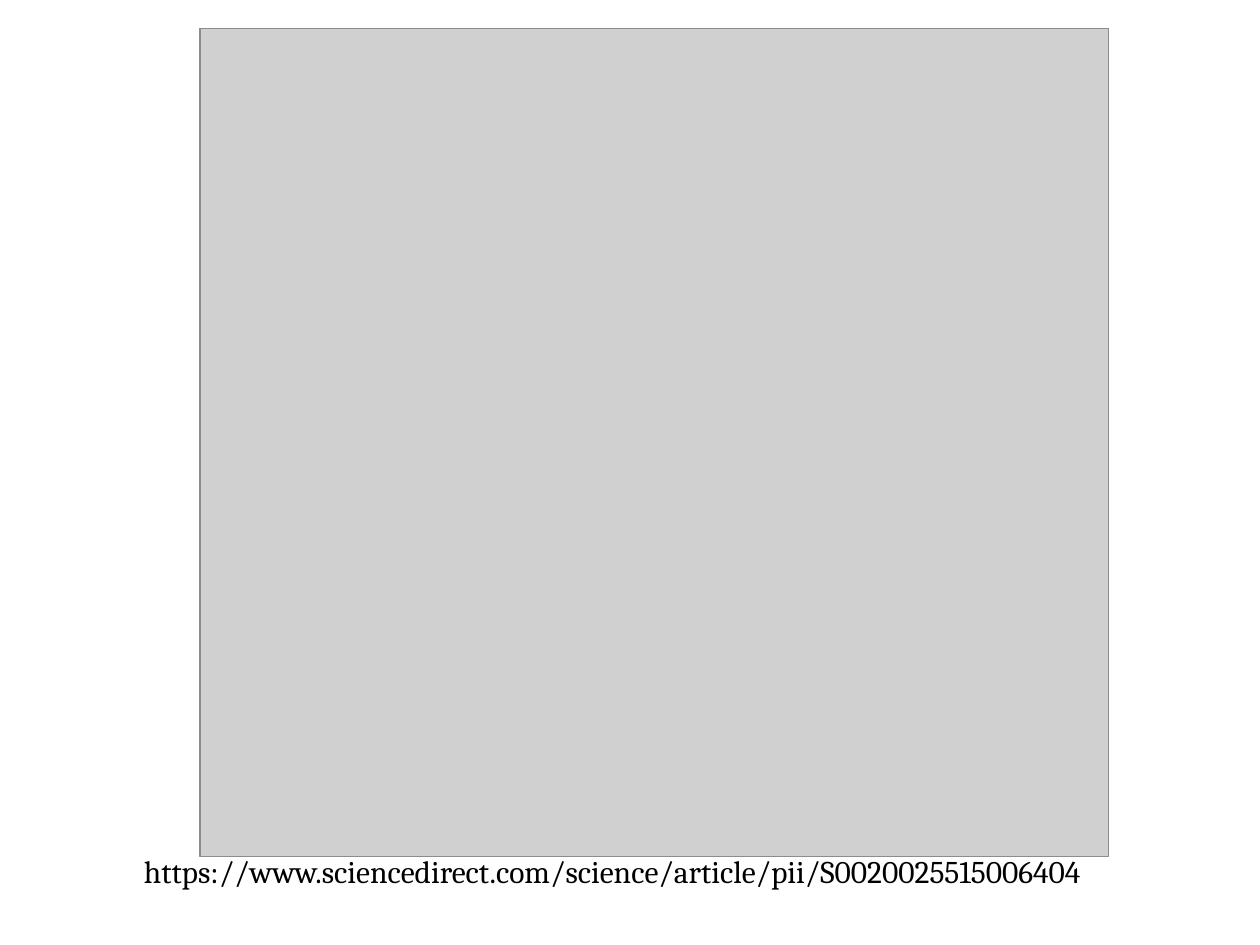
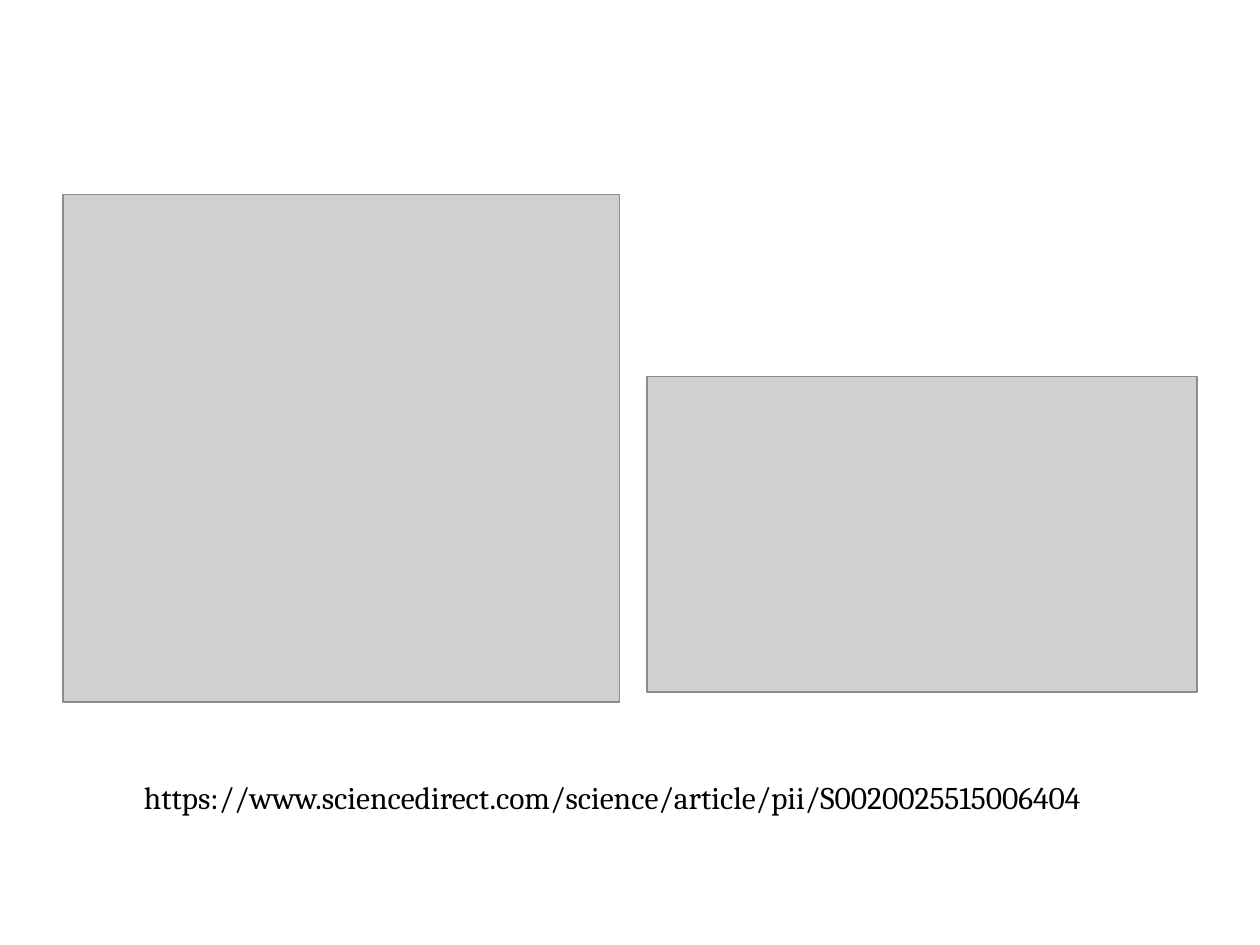
Before and after one commit to VarunBohara/Mini-Project-Documents, a slide deck: slide 9 of Literature survey 3.pptx. Drawn at 1260x945 pixels with LibreOffice and Linux fonts; fonts in the diff are those of the drawing; grey boxes stand for pictures. Boxes give left, top, right and bottom in pixels: in the first picture for what was removed or moved away, otherwise in the second. Text is boxed around its words. In the diff, an @@ line names an element or a change of style, - is before the commit and + after.

```diff
--- a/Literature survey 3.pptx
+++ b/Literature survey 3.pptx
@@ picture: place and size @@
-picture at [200, 29, 1109, 857]
+picture at [63, 195, 620, 703]
@@ picture added at [646, 377, 1197, 693] @@
@@ text "https://www.sciencedirect.com/science/article/pii/S002002551 ..." rewrapped from [144, 854, 1081, 890] to [144, 787, 1081, 816] @@
```
Also in this commit, not shown: 1 slide added, 1 slide removed.
